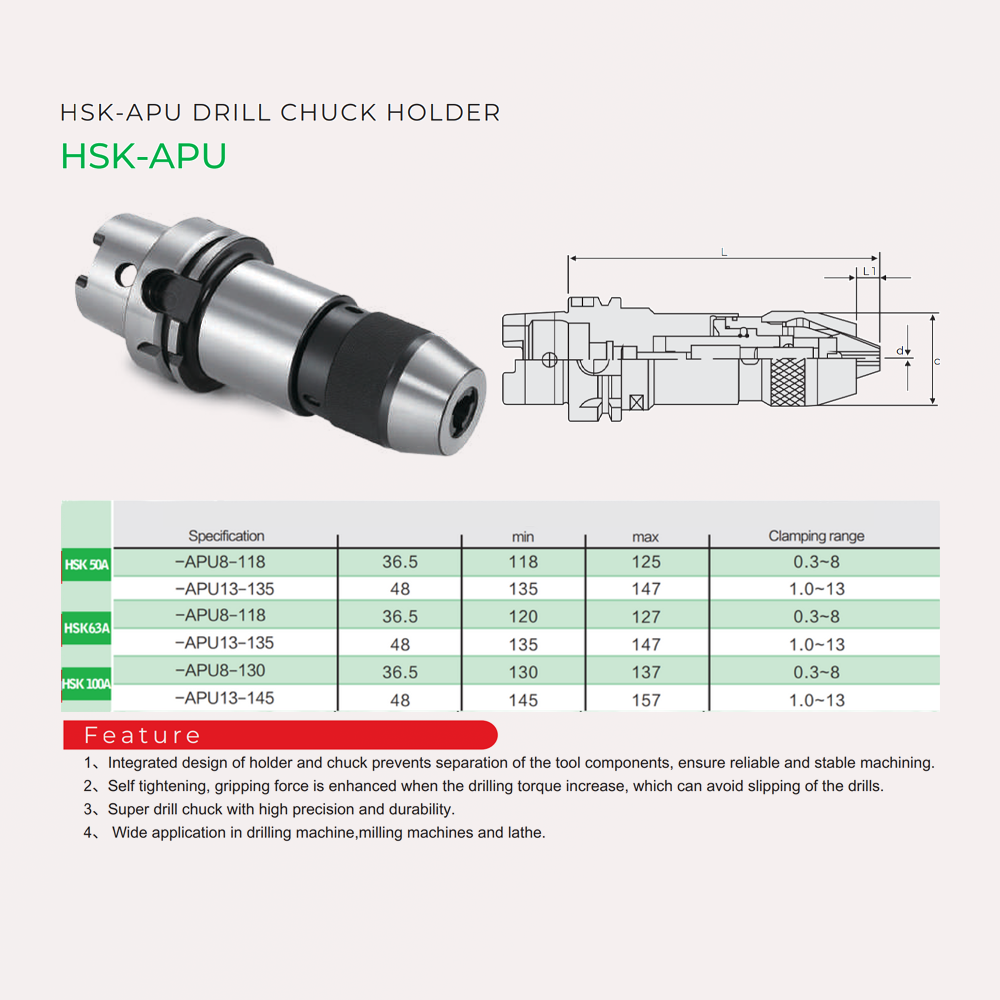
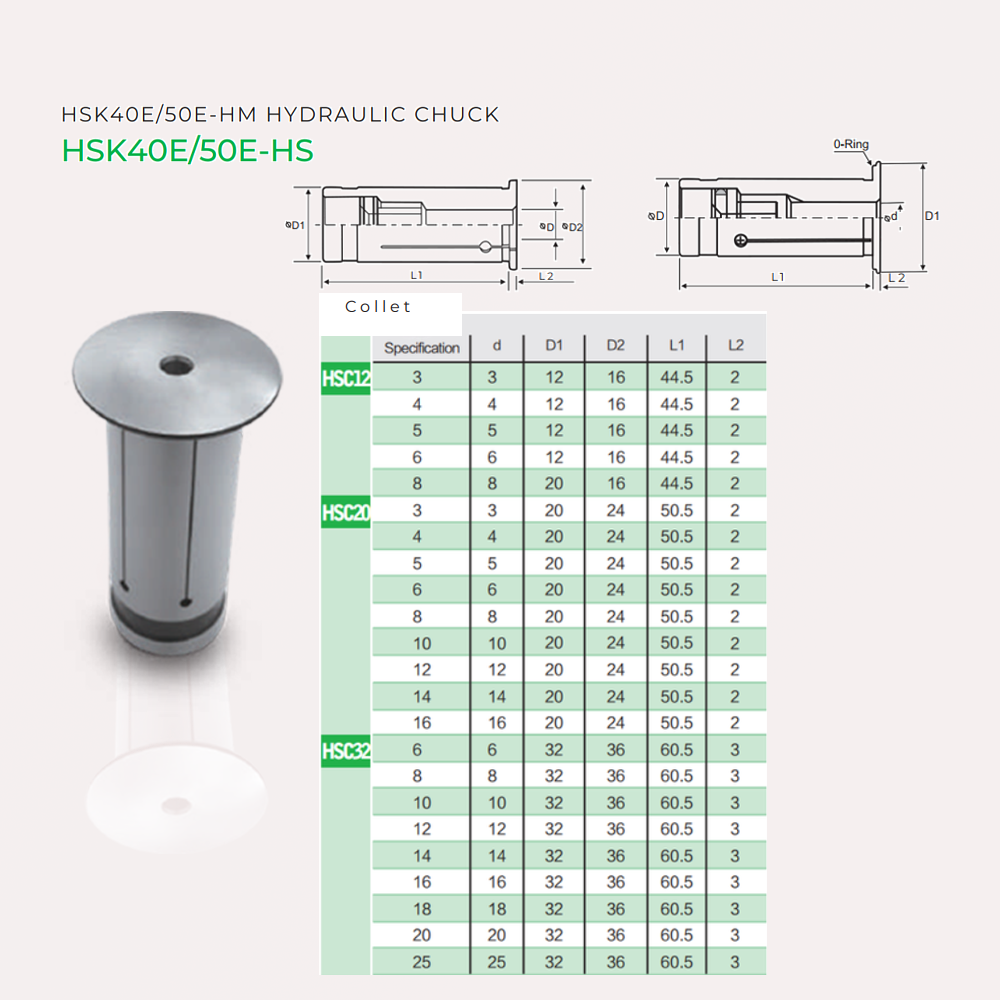
Before/after of a 1000px x 1000px layered artwork. What changed in the layer stack:
added group "hinh-collet" with 8 layers in group "21-hsk-hs-hydraulic-chuck.seo" over [61, 103, 941, 975]
added layer "Layer 28" in group "hinh-collet" over [319, 293, 462, 336]
added layer "Layer 29" in group "hinh-collet" over [319, 311, 767, 975]
added layer "Layer 25" in group "hinh-collet" over [284, 138, 940, 293]
added layer "Layer 27" in group "hinh-collet" over [61, 103, 500, 165]
added layer "Layer 22 copy" in group "hinh-collet" over [64, 311, 284, 717]
added layer "Layer 22" (overlay) in group "hinh-collet" over [79, 501, 269, 854]
hid group "anh-thong-so-ky-thuat" (6 layers) over [61, 103, 941, 946]
renamed "Layer 3" to "Layer 11", moved it above "Layer 10", painted on it over [501, 217, 941, 453]
renamed "Layer 5" to "Layer 10", blend normal → darken, painted on it over [64, 192, 500, 478]
renamed "Layer 2" to "Layer 9", moved it above "Layer 14", painted on it over [61, 103, 500, 169]
removed layer "Layer 1" from group "anh-thong-so-ky-thuat" over [61, 500, 940, 712]
renamed "Layer 4" to "Layer 14", blend multiply → normal, painted on it over [61, 504, 940, 846]